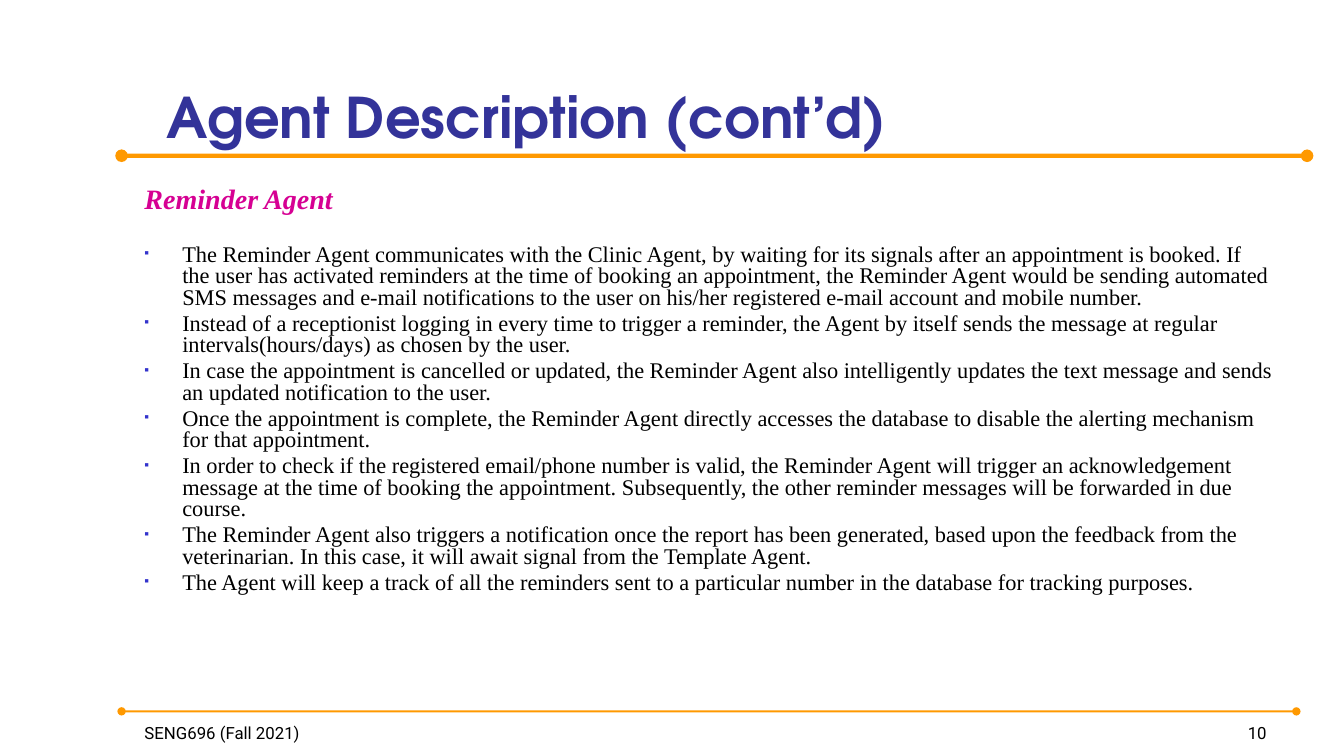
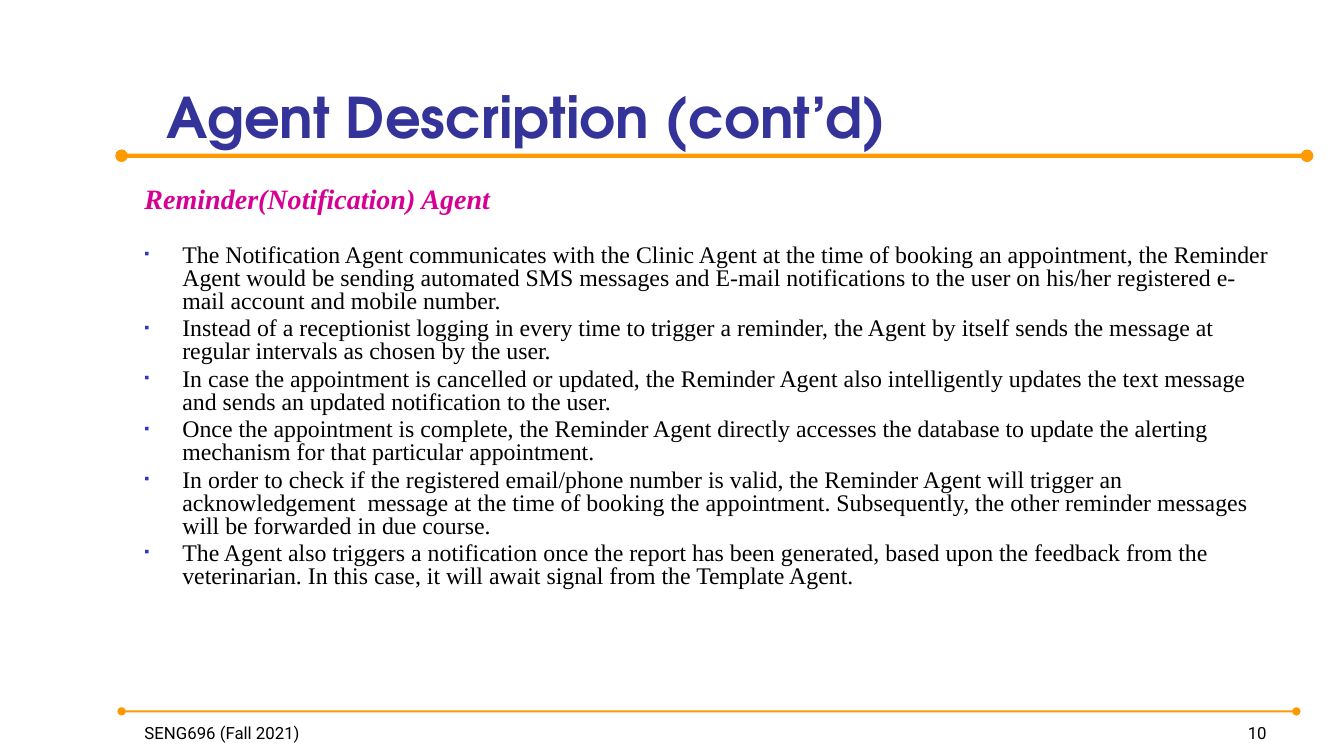
Before and after one commit to anish30145784/SENG696_GroupD, a slide deck: slide 10 of GroupD_ProjectPresentation.pptx. Drawn at 1344x756 pixels with LibreOffice and Linux fonts; fonts in the diff are those of the drawing; background and template pictures are left out. Boxes give left, top, right and bottom in pixels: in the first picture for what was removed or moved away, otherwise in the second. Text is boxed around its words. In the diff, an @@ line names an element or a change of style, - is before the commit and + after.

Commit message:
Updated ER Diagram and other slides

```diff
--- a/GroupD_ProjectPresentation.pptx
+++ b/GroupD_ProjectPresentation.pptx
@@ text at (144,189,1268,364): text changed; size 16 to 17 pt @@
-Reminder Agent
-▪ The Reminder Agent communicates with the Clinic Agent, by waiting for its signals after an appointment is booked. If the user has activated reminders at the time of booking an appointment, the Reminder Agent would be sending automated SMS messages and e-mail notifications to the user on his/her registered e-mail account and mobile number.
-▪ Instead of a receptionist logging in every time to trigger a reminder, the Agent by itself sends the message at regular intervals(hours/days) as chosen by the user.
+Reminder(Notification) Agent
+▪ The Notification Agent communicates with the Clinic Agent at the time of booking an appointment, the Reminder Agent would be sending automated SMS messages and E-mail notifications to the user on his/her registered e-mail account and mobile number.
+▪ Instead of a receptionist logging in every time to trigger a reminder, the Agent by itself sends the message at regular intervals as chosen by the user.
@@ text at (182,370,1247,535): size 16 to 17 pt in "In case the appointment is cancelled or ...", "In order to check if the registered ..." @@
@@ text at (182,420,1208,465): text changed; size 16 to 17 pt @@
-▪ Once the appointment is complete, the Reminder Agent directly accesses the database to disable the alerting mechanism for that appointment.
+▪ Once the appointment is complete, the Reminder Agent directly accesses the database to update the alerting mechanism for that particular appointment.
@@ text at (182,544,1207,589): text changed; size 16 to 17 pt @@
-▪ The Reminder Agent also triggers a notification once the report has been generated, based upon the feedback from the veterinarian. In this case, it will await signal from the Template Agent.
-▪ The Agent will keep a track of all the reminders sent to a particular number in the database for tracking purposes.
+▪ The Agent also triggers a notification once the report has been generated, based upon the feedback from the veterinarian. In this case, it will await signal from the Template Agent.
```
Also in this commit, not shown: 3 other slides changed, 4 slides added.
